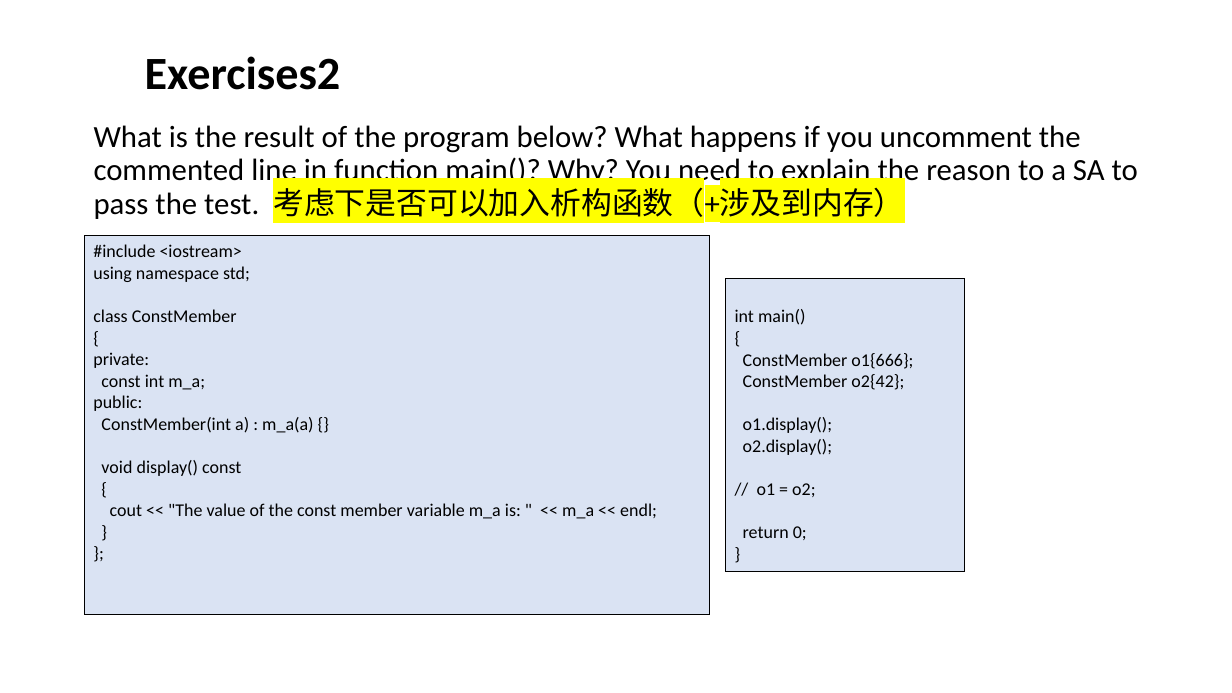
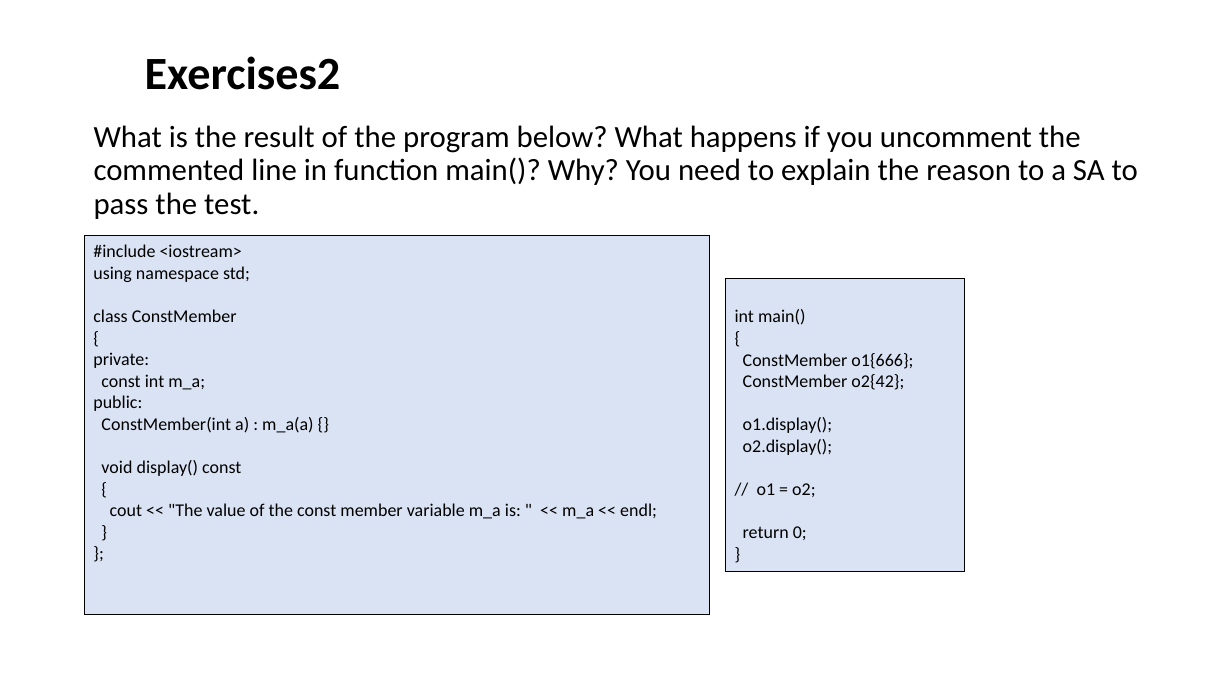
Before and after one commit to ShiqiYu/CPP, a slide deck: slide 21 of week09/Lab09.pptx. Drawn at 1232x693 pixels with LibreOffice and Linux fonts; fonts in the diff are those of the drawing; background and template pictures are left out. Boxes give left, top, right and bottom in pixels: in the first picture for what was removed or moved away, otherwise in the second. Text is boxed around its words. In the diff, an @@ line names an element or a change of style, - is before the commit and + after.

```diff
--- a/week09/Lab09.pptx
+++ b/week09/Lab09.pptx
@@ text at (x1=94, y1=125, x2=1138, y2=219): text changed @@
-What is the result of the program below? What happens if you uncomment the commented line in function main()? Why? You need to explain the reason to a SA to pass the test. 考虑下是否可以加入析构函数（+涉及到内存）
+What is the result of the program below? What happens if you uncomment the commented line in function main()? Why? You need to explain the reason to a SA to pass the test.
```
Also in this commit, not shown: 1 other slide changed, 1 other file.
